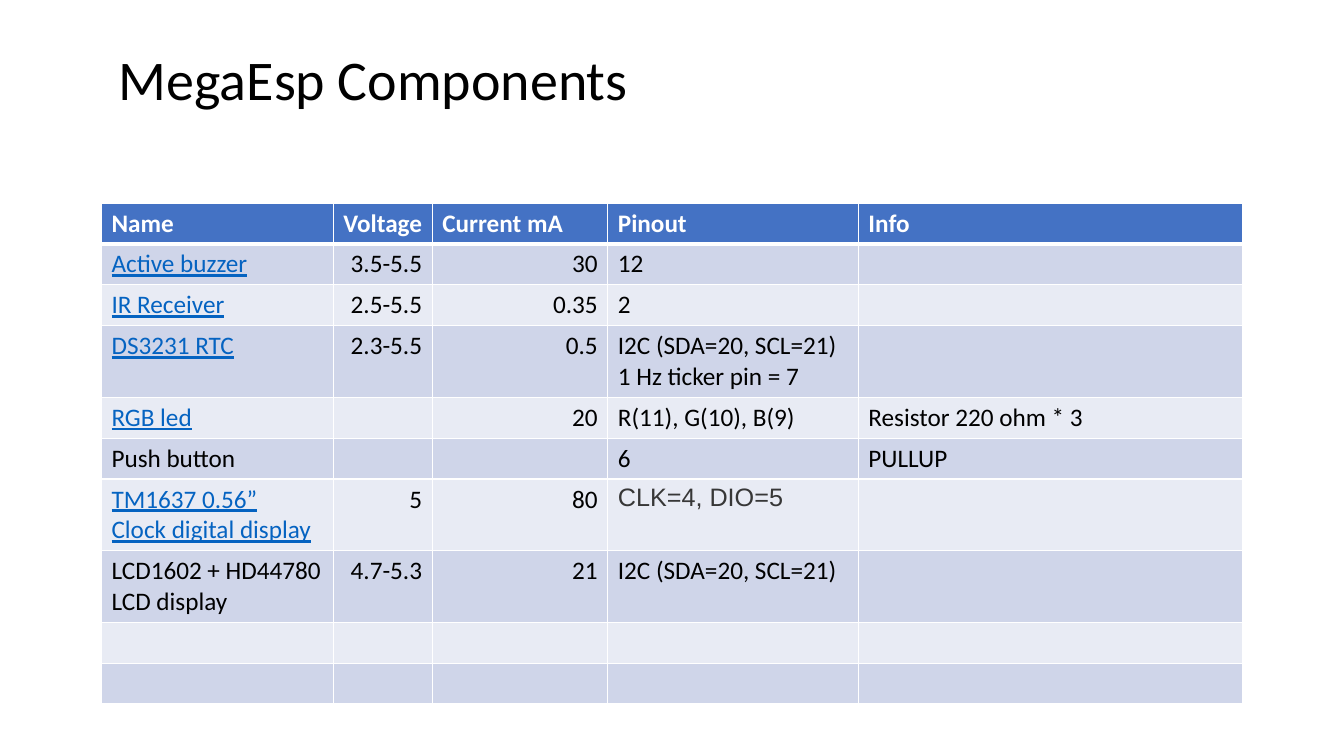
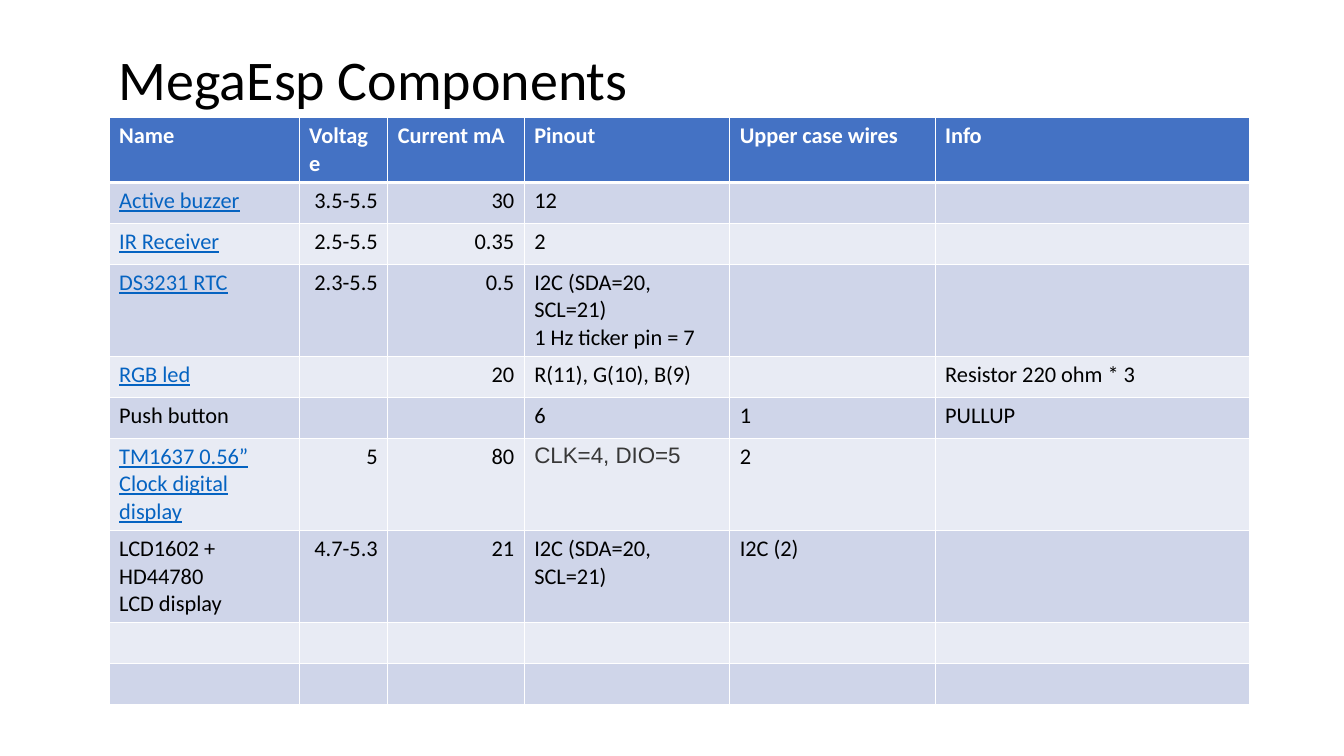
Before and after one commit to yochai-g-private/Venta, a slide deck: slide 2 of Venta/Venta.pptx. Drawn at 1344x756 pixels with LibreOffice and Linux fonts; fonts in the diff are those of the drawing. Boxes give left, top, right and bottom in pixels: in the first picture for what was removed or moved away, otherwise in the second. Text is boxed around its words. In the diff, an @@ line names an element or a change of style, - is before the commit and + after.

```diff
--- a/Venta/Venta.pptx
+++ b/Venta/Venta.pptx
@@ table at [109,118,1250,700] @@
+column 5: Upper case wires |  |  |  |  | 1 | 2 | I2C (2) |  | 
@@ table: place and size @@
-table at [102,203,1243,701]
+table at [109,118,1250,700]
```
Also in this commit, not shown: 2 other slides changed, 2 slides added, 2 other files.
